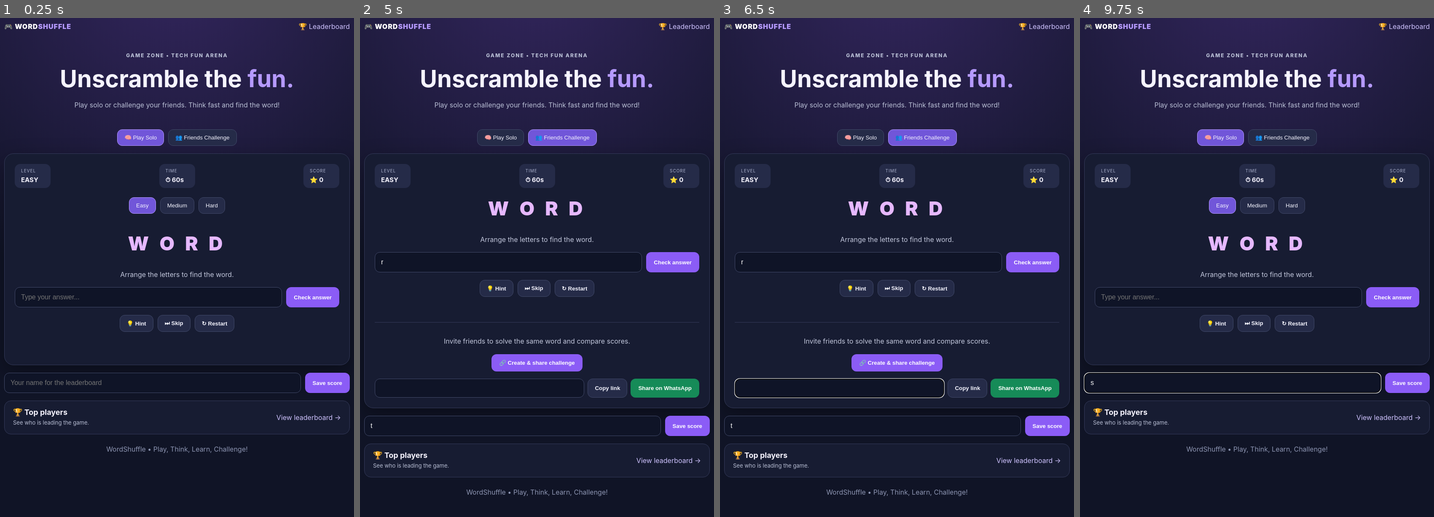
Above: before the commit, frames 1-4 (left to right).
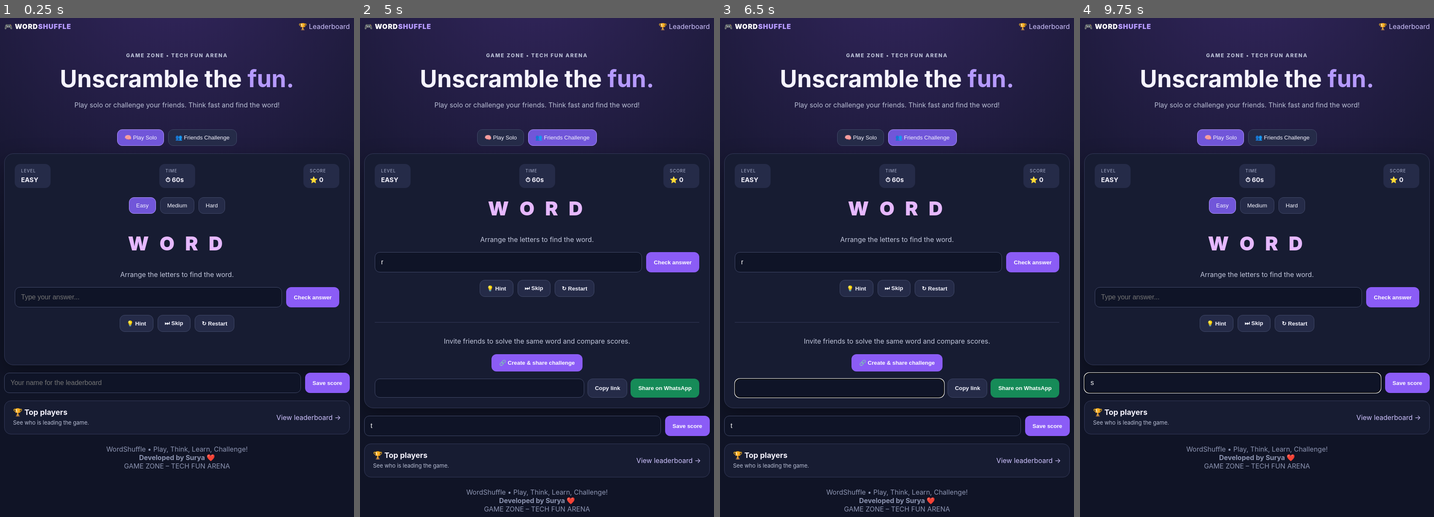
Above: after the commit, the same moments.

Repository: bsuryaprakash1403-debug/WordShuffle-Online-Game
Game: browser game, page index.html
Two runs of this game, one before a commit and one after it. Both use one fixed random seed, a clock stepped at 60 frames per second and the inputs below.
Inputs (mouse positions are in pixels of both pictures, inside the frame that each line leads up to):
- Up to frame 1 (0.25 s): no input
- Up to frame 2 (5 s): click (508, 297) at 0.27 s; type "Alex" at 0.27 s; click (512, 382) at 0.52 s; type "Alex" at 0.52 s; click "🧠 Play Solo" at 0.77 s; click "⏭ Skip" at 1.27 s; click "⏭ Skip" at 1.77 s; click (508, 297) at 1.87 s; type "r" at 1.87 s; tap Enter at 1.9, 2.05 s; click (512, 382) at 2.02 s; type "t" at 2.02 s; click "💡 Hint" at 2.47 s; click "Medium" at 3.07 s; click "🧠 Play Solo" at 3.67 s; click "Easy" at 4.27 s; click "Save score" at 4.52 s; click "👥 Friends Challenge" at 4.87 s
- Up to frame 3 (6.5 s): click "Check answer" at 5.47 s; click "⏭ Skip" at 6.07 s; click (840, 387) at 6.27 s; type "Alex" at 6.27 s
- Up to frame 4 (9.75 s): click "Copy link" at 6.67 s; click "View leaderboard →" at 7.02 s; click "Refresh" at 7.27 s; click "Refresh" at 7.87 s; click "Refresh" at 8.47 s; click "Refresh" at 9.07 s; click "🎮 WORDSHUFFLE" at 9.52 s; click (1232, 382) at 9.67 s; type "s" at 9.67 s; tap Enter at 9.7 s

The runs differ from the first frame. In frame 1, 0.2% of the frame differs, in the area x 35-65%, y 87-91%; in frame 2, 0.2%; in frame 3, 0.2%; in frame 4, 0.2%.
Error in both runs: SyntaxError: Unexpected token '{'

Commit message:
Update index.html
Added developer credit section to the footer.

Diff:
--- a/index.html
+++ b/index.html
@@ -1,22 +1,128 @@
 <!DOCTYPE html>
-<html lang="en"><head><meta charset="UTF-8"><meta name="viewport" content="width=device-width, initial-scale=1">
-<meta name="description" content="Play WordShuffle, challenge friends and climb the leaderboard.">
-<title>WordShuffle | Game Zone</title><link rel="stylesheet" href="/static/style.css"></head>
-<body><main class="shell">
-<header><a class="brand" href="/">🎮 WORD<span>SHUFFLE</span></a><a class="navlink" href="/leaderboard">🏆 Leaderboard</a></header>
-<section class="hero"><p class="eyebrow">GAME ZONE • TECH FUN ARENA</p><h1>Unscramble the <span>fun.</span></h1><p>Play solo or challenge your friends. Think fast and find the word!</p></section>
-<div class="mode-switch"><button id="solo-tab" class="mode active">🧠 Play Solo</button><button id="friend-tab" class="mode">👥 Friends Challenge</button></div>
-<section class="game-card">
-<div id="challenge-banner" class="challenge-banner" hidden></div>
-<div class="stats"><div class="stat"><small>LEVEL</small><b id="level-label">EASY</b></div><div class="stat"><small>TIME</small><b>⏱ <span id="time">60</span>s</b></div><div class="stat"><small>SCORE</small><b>⭐ <span id="score">0</span></b></div></div>
-<div id="solo-controls"><div class="levels"><button class="level selected" data-level="Easy">Easy</button><button class="level" data-level="Medium">Medium</button><button class="level" data-level="Hard">Hard</button></div></div>
-<div id="letters" class="letters">W O R D</div><p id="message" class="message">Arrange the letters to find the word.</p>
-<form id="answer-form"><input id="answer" autocomplete="off" placeholder="Type your answer..." maxlength="20" required><button class="primary" type="submit">Check answer</button></form>
-<div class="actions"><button id="hint" class="secondary">💡 Hint</button><button id="skip" class="secondary">⏭ Skip</button><button id="restart" class="secondary">↻ Restart</button></div>
-<p id="hint-text" class="hint"></p>
-<div id="friend-tools" class="friend-tools" hidden><p>Invite friends to solve the same word and compare scores.</p><button id="create-challenge" class="primary">🔗 Create & share challenge</button><div id="share-result" hidden><input id="share-url" readonly><button id="copy-link" class="secondary">Copy link</button><button id="whatsapp" class="whatsapp">Share on WhatsApp</button></div></div>
-</section>
-<section class="player-row"><input id="player" placeholder="Your name for the leaderboard" maxlength="24"><button id="save" class="primary">Save score</button></section>
-<section class="leader-preview"><div><h2>🏆 Top players</h2><p>See who is leading the game.</p></div><a href="/leaderboard">View leaderboard →</a></section>
-<footer>WordShuffle • Play, Think, Learn, Challenge!</footer></main>
-<script>window.CHALLENGE = {{ challenge|tojson if challenge else 'null' }};</script><script src="/static/script.js"></script></body></html>
+<html lang="en">
+<head>
+    <meta charset="UTF-8">
+    <meta name="viewport" content="width=device-width, initial-scale=1">
+    <meta name="description" content="Play WordShuffle, challenge friends and climb the leaderboard.">
+    <title>WordShuffle | Game Zone</title>
+    <link rel="stylesheet" href="/static/style.css">
+</head>
+
+<body>
+<main class="shell">
+
+    <header>
+        <a class="brand" href="/">🎮 WORD<span>SHUFFLE</span></a>
+        <a class="navlink" href="/leaderboard">🏆 Leaderboard</a>
+    </header>
+
+    <section class="hero">
+        <p class="eyebrow">GAME ZONE • TECH FUN ARENA</p>
+        <h1>Unscramble the <span>fun.</span></h1>
+        <p>Play solo or challenge your friends. Think fast and find the word!</p>
+    </section>
+
+    <div class="mode-switch">
+        <button id="solo-tab" class="mode active">🧠 Play Solo</button>
+        <button id="friend-tab" class="mode">👥 Friends Challenge</button>
+    </div>
+
+    <section class="game-card">
+
+        <div id="challenge-banner" class="challenge-banner" hidden></div>
+
+        <div class="stats">
+            <div class="stat">
+                <small>LEVEL</small>
+                <b id="level-label">EASY</b>
+            </div>
+
+            <div class="stat">
+                <small>TIME</small>
+                <b>⏱ <span id="time">60</span>s</b>
+            </div>
+
+            <div class="stat">
+                <small>SCORE</small>
+                <b>⭐ <span id="score">0</span></b>
+            </div>
+        </div>
+
+        <div id="solo-controls">
+            <div class="levels">
+                <button class="level selected" data-level="Easy">Easy</button>
+                <button class="level" data-level="Medium">Medium</button>
+                <button class="level" data-level="Hard">Hard</button>
+            </div>
+        </div>
+
+        <div id="letters" class="letters">W O R D</div>
+
+        <p id="message" class="message">
+            Arrange the letters to find the word.
+        </p>
+
+        <form id="answer-form">
+            <input id="answer" autocomplete="off"
+                   placeholder="Type your answer..." maxlength="20" required>
+            <button class="primary" type="submit">Check answer</button>
+        </form>
+
+        <div class="actions">
+            <button id="hint" class="secondary">💡 Hint</button>
+            <button id="skip" class="secondary">⏭ Skip</button>
+            <button id="restart" class="secondary">↻ Restart</button>
+        </div>
+
+        <p id="hint-text" class="hint"></p>
+
+        <div id="friend-tools" class="friend-tools" hidden>
+            <p>Invite friends to solve the same word and compare scores.</p>
+
+            <button id="create-challenge" class="primary">
+                🔗 Create & share challenge
+            </button>
+
+            <div id="share-result" hidden>
+                <input id="share-url" readonly>
+                <button id="copy-link" class="secondary">Copy link</button>
+                <button id="whatsapp" class="whatsapp">
+                    Share on WhatsApp
+                </button>
+            </div>
+        </div>
+
+    </section>
+
+    <section class="player-row">
+        <input id="player" placeholder="Your name for the leaderboard" maxlength="24">
+        <button id="save" class="primary">Save score</button>
+    </section>
+
+    <section class="leader-preview">
+        <div>
+            <h2>🏆 Top players</h2>
+            <p>See who is leading the game.</p>
+        </div>
+        <a href="/leaderboard">View leaderboard →</a>
+    </section>
+
+    <!-- Developer Credit -->
+    <footer>
+        WordShuffle • Play, Think, Learn, Challenge!
+        <br>
+        <strong class="developer-credit">Developed by Surya ❤️</strong>
+        <br>
+        GAME ZONE – TECH FUN ARENA
+    </footer>
+
+</main>
+
+<script>
+    window.CHALLENGE = {{ challenge|tojson if challenge else 'null' }};
+</script>
+
+<script src="/static/script.js"></script>
+
+</body>
+</html>
